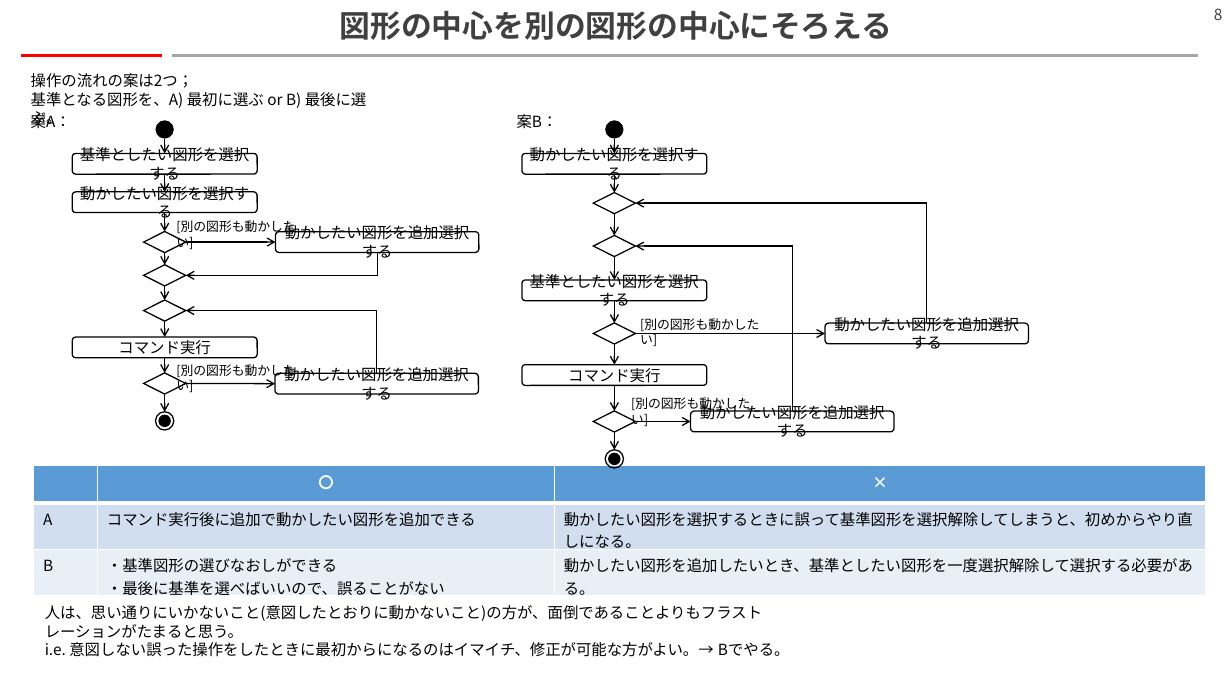
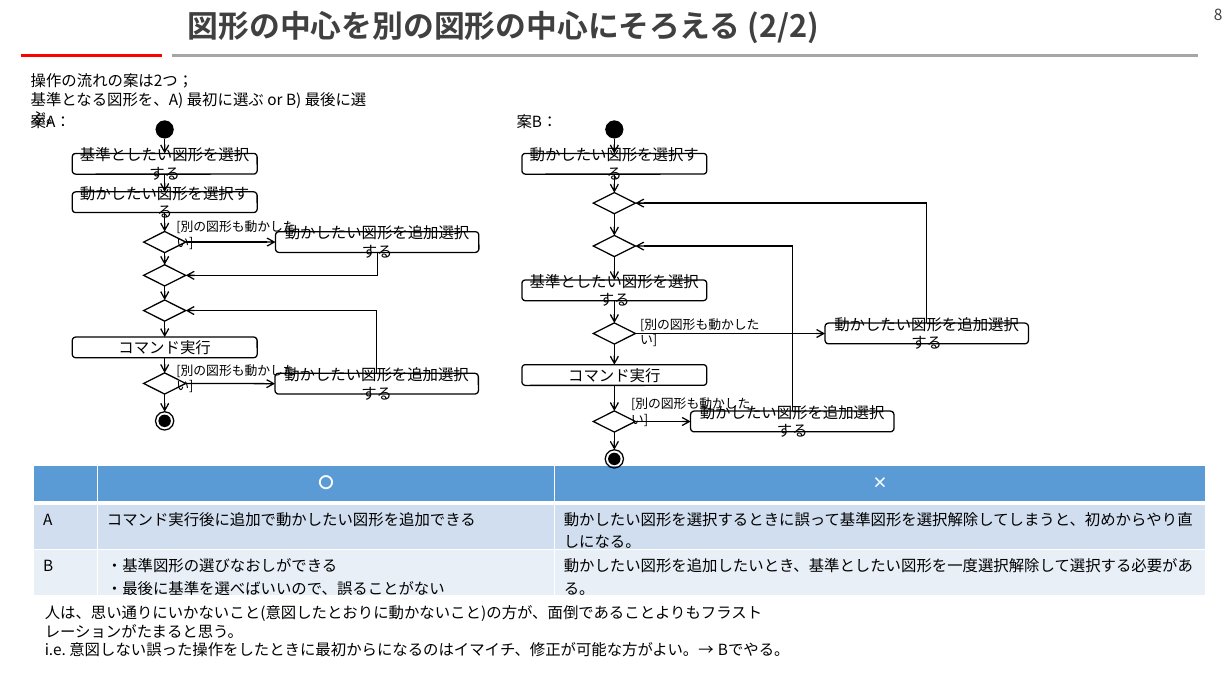
Before and after one commit to hitsuji-ga-u/pawapo, a slide deck: slide 8 of slide/customUI.pptm. Drawn at 1232x693 pixels with LibreOffice and Linux fonts; fonts in the diff are those of the drawing. Boxes give left, top, right and bottom in pixels: in the first picture for what was removed or moved away, otherwise in the second. Text is boxed around its words. In the diff, an @@ line names an element or a change of style, - is before the commit and + after.

```diff
--- a/slide/customUI.pptm
+++ b/slide/customUI.pptm
@@ title at [188, 11, 819, 43]: text changed @@
-図形の中心を別の図形の中心にそろえる
+図形の中心を別の図形の中心にそろえる (2/2)
```
Also in this commit, not shown: 8 other slides changed, 3 other files.
